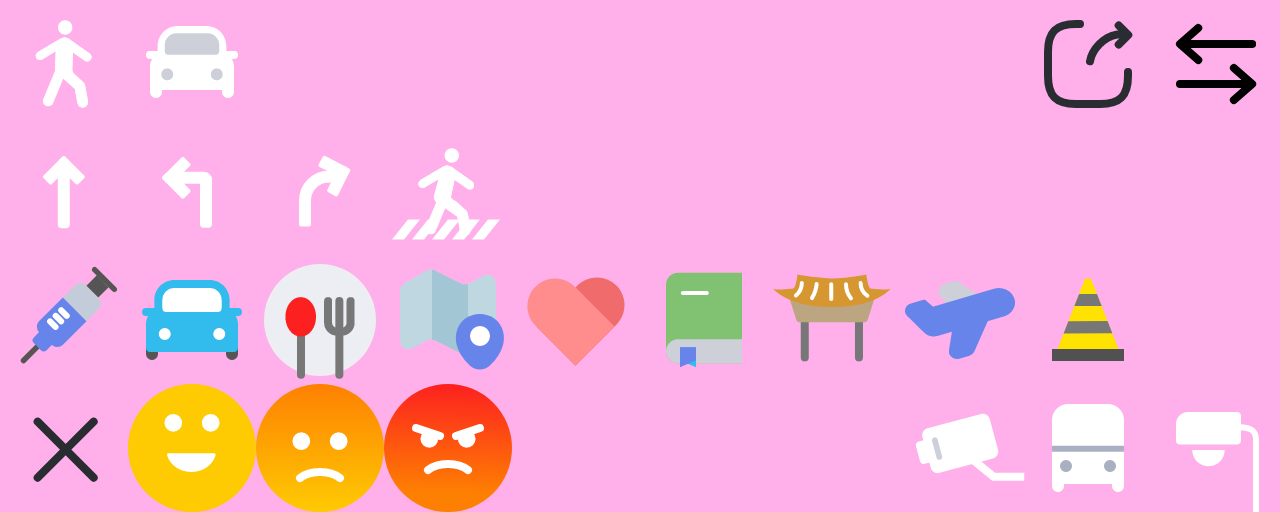
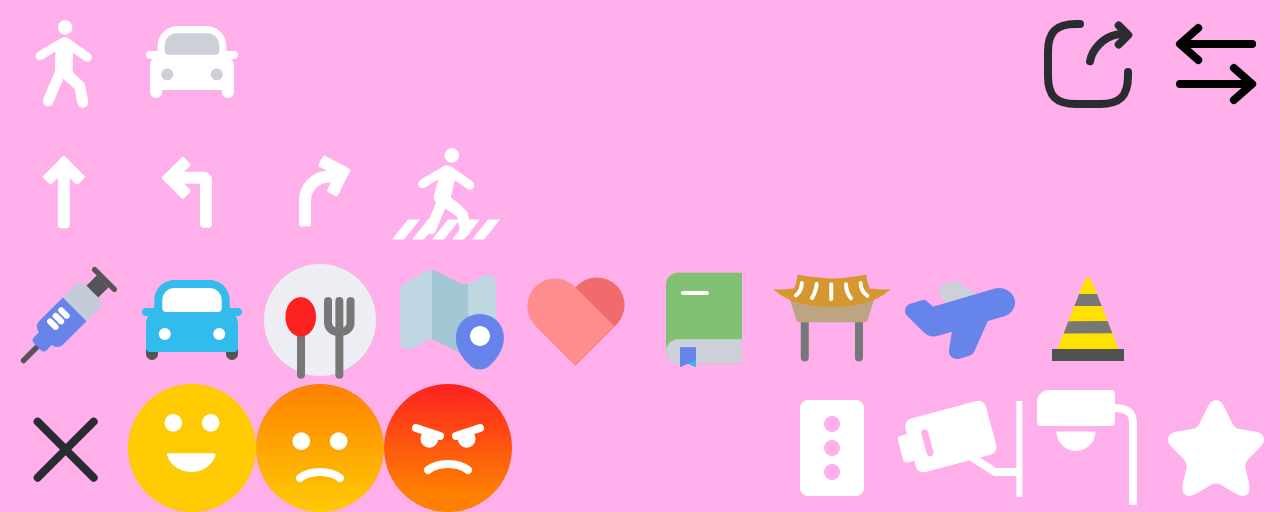
Two versions of the same layered image (w=1280, h=512). Layer-by-layer changes:
renamed "Layer 41" to "Layer 84", painted on it over [1168, 400, 1264, 512]
renamed "Layer 40" to "Layer 82", painted on it over [1037, 390, 1137, 505]
renamed "Layer 39" to "Layer 80", painted on it over [897, 400, 1025, 497]
added layer "Layer 78" in group "Group 3" over [800, 400, 864, 496]
